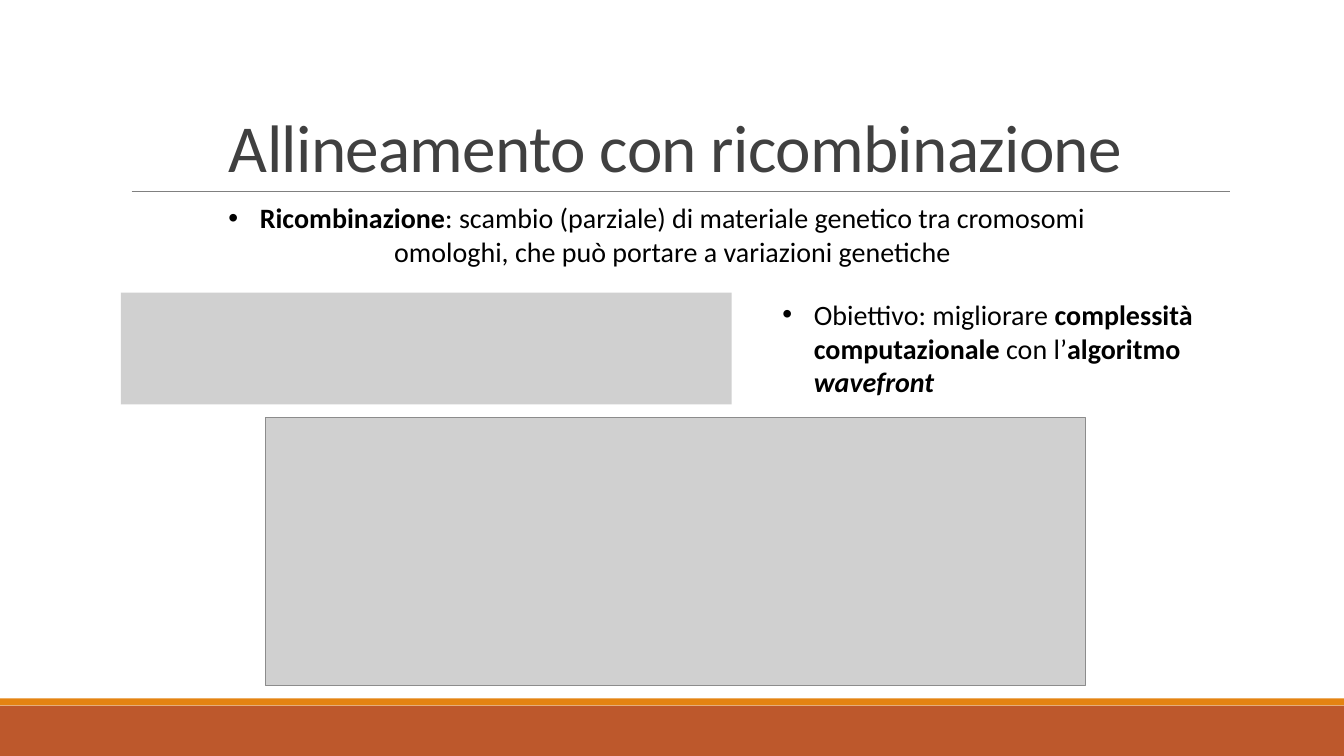
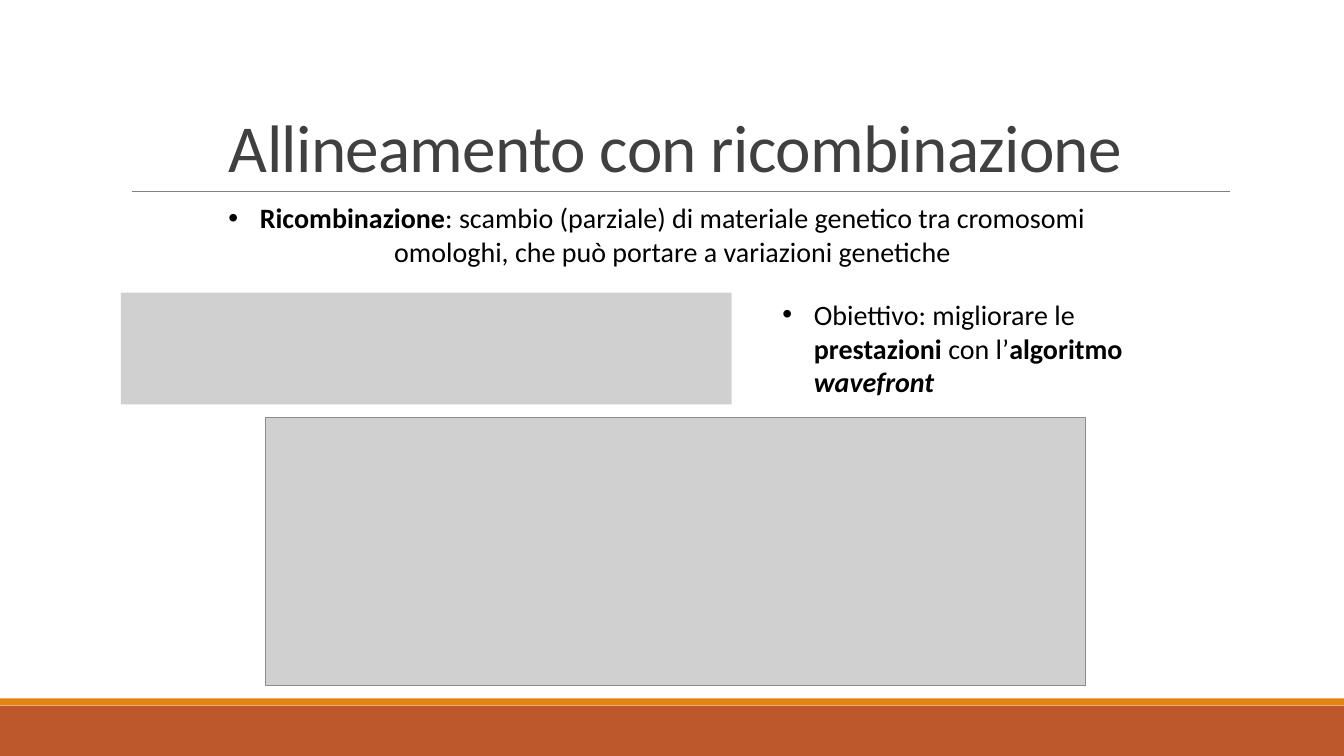
Before and after one commit to iFoxz17/WF_Recgraph, a slide deck: slide 5 of thesis_presentation.pptx. Drawn at 1344x756 pixels with LibreOffice and Linux fonts; fonts in the diff are those of the drawing; grey boxes stand for pictures; background and template pictures are left out. Boxes give left, top, right and bottom in pixels: in the first picture for what was removed or moved away, otherwise in the second. Text is boxed around its words. In the diff, an @@ line names an element or a change of style, - is before the commit and + after.

```diff
--- a/thesis_presentation.pptx
+++ b/thesis_presentation.pptx
@@ text at [814, 305, 1123, 396]: text changed @@
-• Obiettivo: migliorare complessità computazionale con l’algoritmo wavefront
+• Obiettivo: migliorare le prestazioni con l’algoritmo wavefront
```
Also in this commit, not shown: 8 other slides changed, 7 slides added, 1 slide removed, 1 other file.
